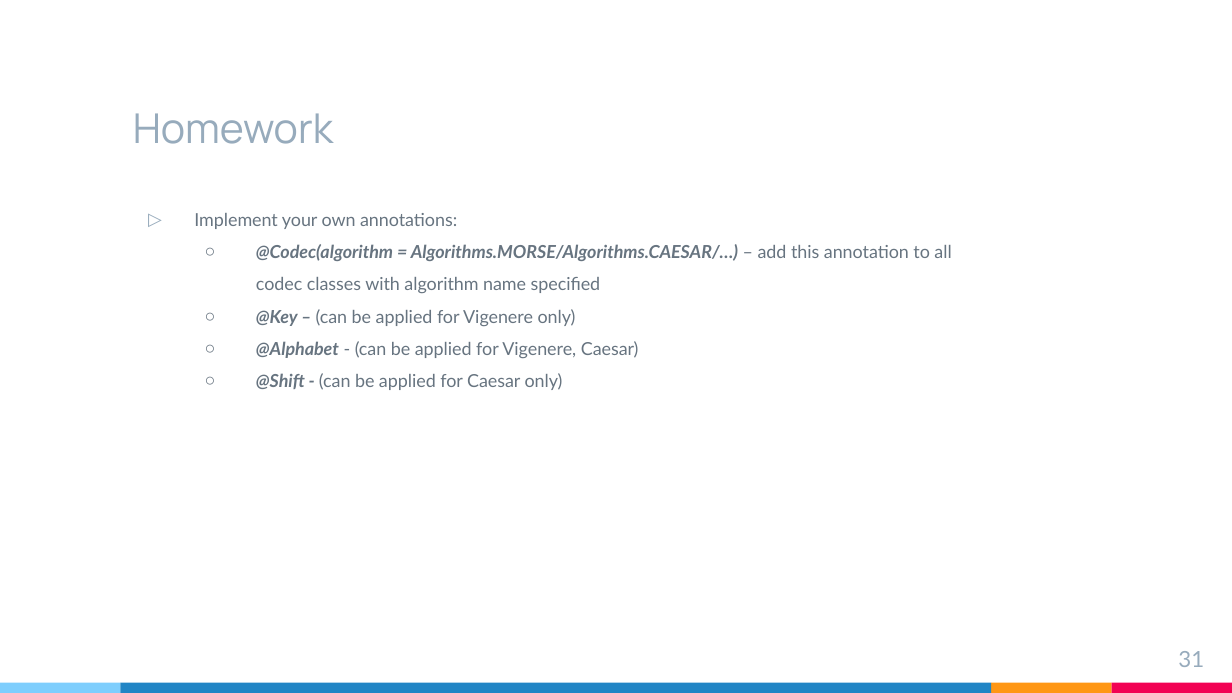
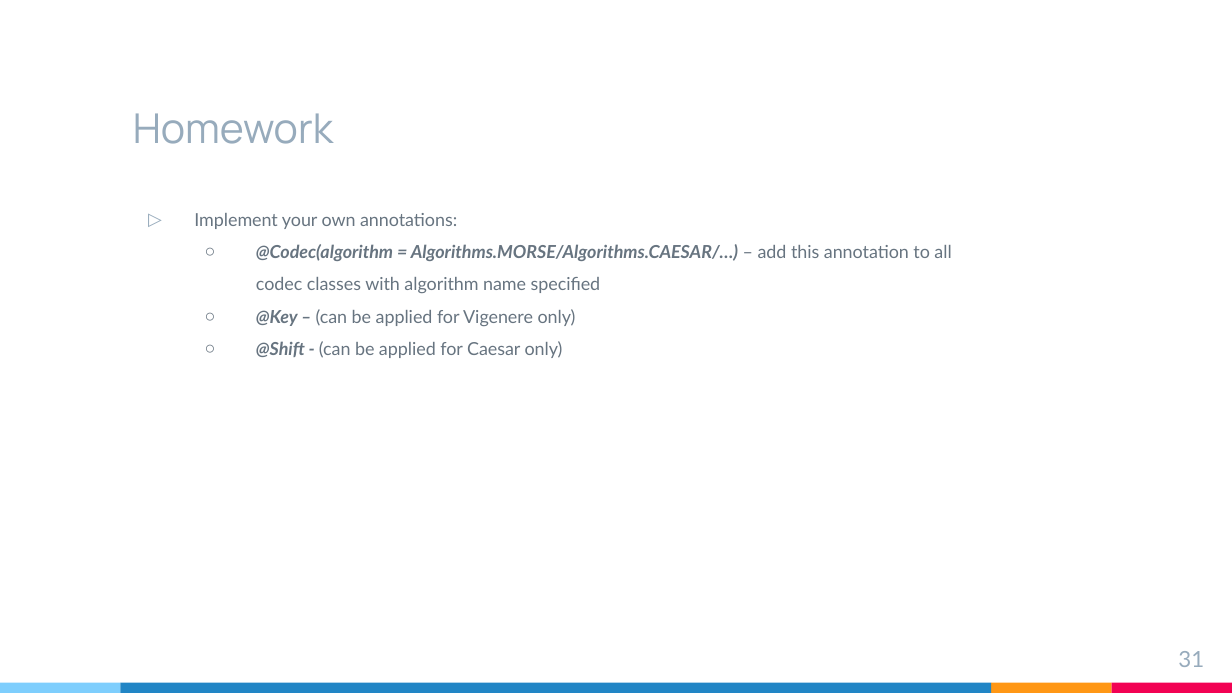
Before and after one commit to brahinets/GeekHub-J4W-9, a slide deck: slide 31 of Lectures/Lesson 12 - Reflection API, Annotations.pptx. Drawn at 1232x693 pixels with LibreOffice and Linux fonts; fonts in the diff are those of the drawing. Boxes give left, top, right and bottom in pixels: in the first picture for what was removed or moved away, otherwise in the second. Text is boxed around its words. In the diff, an @@ line names an element or a change of style, - is before the commit and + after.

Commit message:
L12 updated homework

```diff
--- a/Lectures/Lesson 12 - Reflection API, Annotations.pptx
+++ b/Lectures/Lesson 12 - Reflection API, Annotations.pptx
@@ text at bbox=[256, 341, 639, 358]: paragraph removed @@
-  ○ @Alphabet - (can be applied for Vigenere, Caesar)
```
Also in this commit, not shown: 2 other slides changed.
